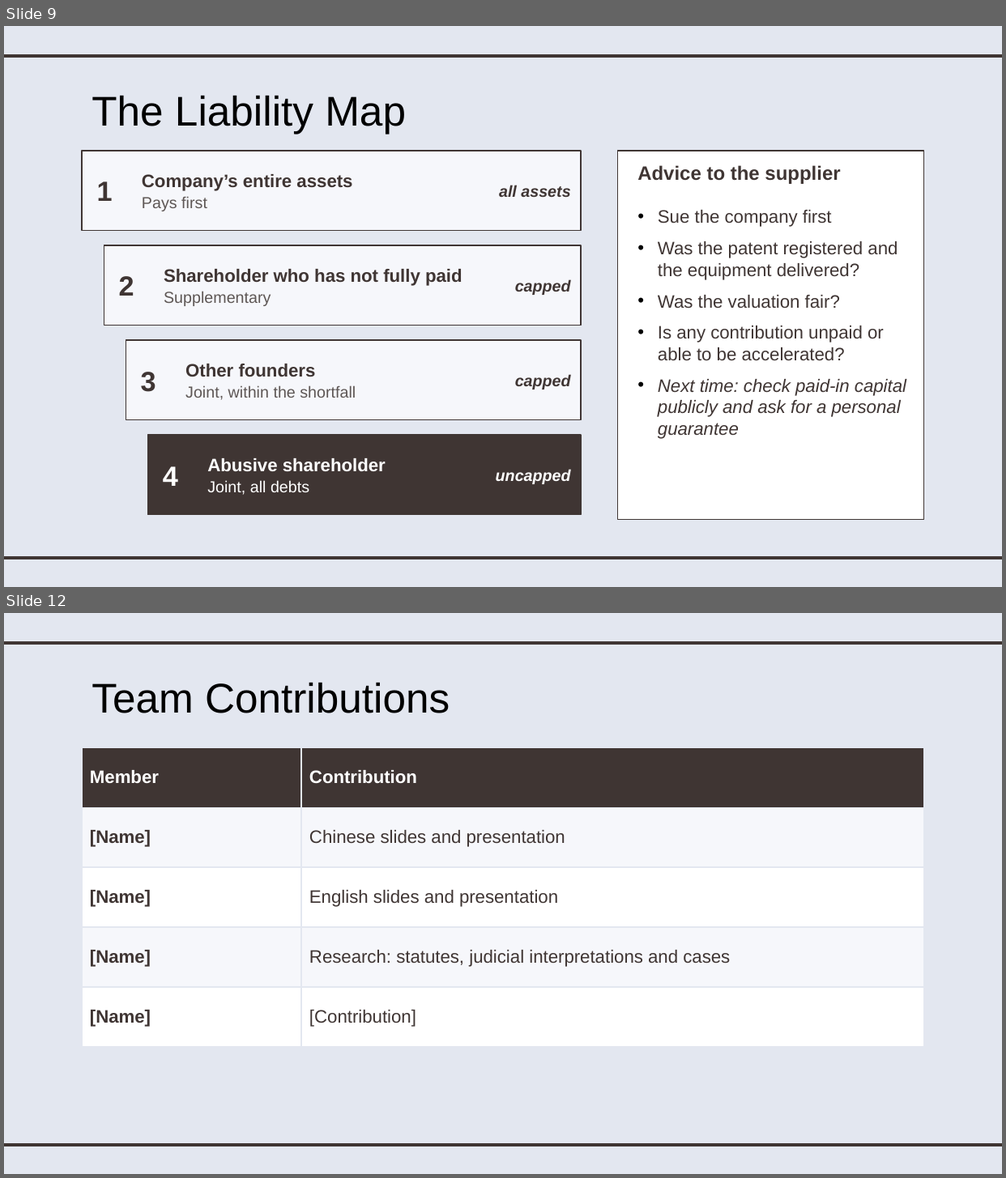
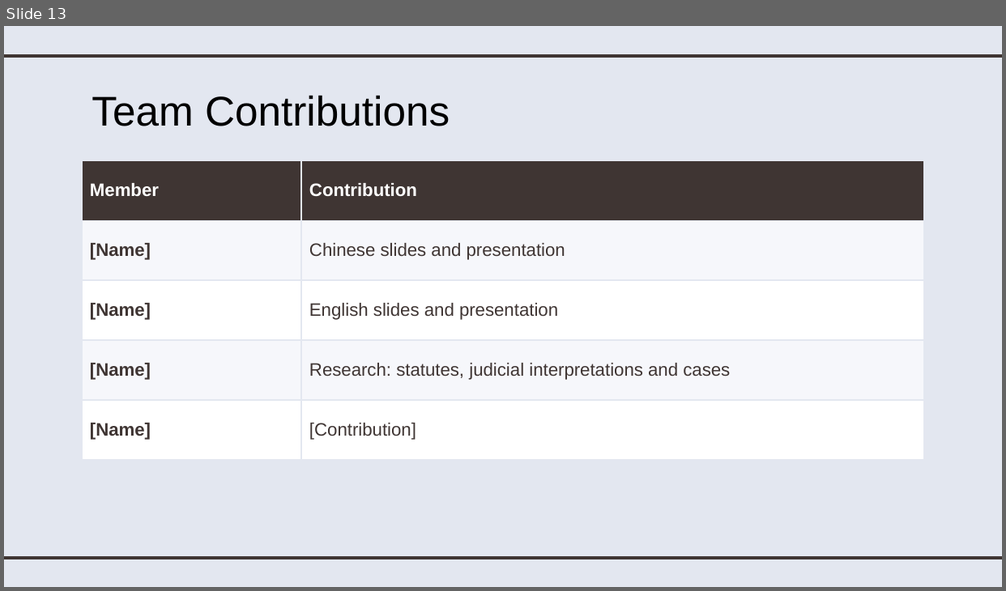
Before and after one commit to joycelynqxq-lab/my-project, a slide deck: 英文部分_English_Part.pptx. Shown one above the other, each under a label of ours: slides 9 and 12 before the commit, slide 13 after it; the slides between them are not shown. The pictures are 1006x1178 and 1006x591 pixels, drawn with LibreOffice and Linux fonts; fonts in the diff are those of the drawing. Boxes give left, top, right and bottom in pixels: in the first picture for what was removed or moved away, otherwise in the second. Text is boxed around its words. In the diff, an @@ line names an element or a change of style, - is before the commit and + after.

```diff
--- a/英文部分_English_Part.pptx
+++ b/英文部分_English_Part.pptx
@@ slide 9 removed at bbox=[4, 26, 1002, 587], background #E3E7F0; not listed: 2 template elements that a slide beside it also shows @@
@@ title removed at bbox=[91, 95, 406, 134] @@
-The Liability Map
@@ rectangle removed at bbox=[82, 151, 581, 231] @@
@@ rectangle removed at bbox=[618, 151, 924, 520] @@
@@ text removed at bbox=[637, 165, 840, 184] @@
-Advice to the supplier
@@ text removed at bbox=[97, 182, 113, 201] @@
-1
@@ text removed at bbox=[142, 174, 352, 211] @@
-Company’s entire assets
-Pays first
@@ text removed at bbox=[499, 185, 570, 197] @@
-all assets
@@ text removed at bbox=[658, 210, 906, 439] @@
-• Sue the company first
-• Was the patent registered and the equipment delivered?
-• Was the valuation fair?
-• Is any contribution unpaid or able to be accelerated?
-• Next time: check paid-in capital publicly and ask for a personal guarantee
@@ rectangle removed at bbox=[104, 246, 581, 326] @@
@@ text removed at bbox=[119, 276, 134, 296] @@
-2
@@ text removed at bbox=[164, 269, 462, 286] @@
-Shareholder who has not fully paid
-Supplementary
@@ text removed at bbox=[515, 280, 571, 295] @@
-capped
@@ rectangle removed at bbox=[126, 340, 581, 420] @@
@@ text removed at bbox=[185, 364, 356, 400] @@
-Other founders
-Joint, within the shortfall
@@ text removed at bbox=[141, 372, 156, 392] @@
-3
@@ text removed at bbox=[515, 374, 571, 390] @@
-capped
@@ rectangle removed at bbox=[147, 435, 581, 515] @@
@@ text removed at bbox=[207, 459, 386, 495] @@
-Abusive shareholder
-Joint, all debts
@@ text removed at bbox=[163, 467, 178, 486] @@
-4
@@ text removed at bbox=[496, 469, 571, 484] @@
-uncapped
@@ what was slide 12 is now slide 13 @@
```
Also in this commit, not shown: 3 slides changed, 10 slides added, 8 other slides removed, 1 other file.
